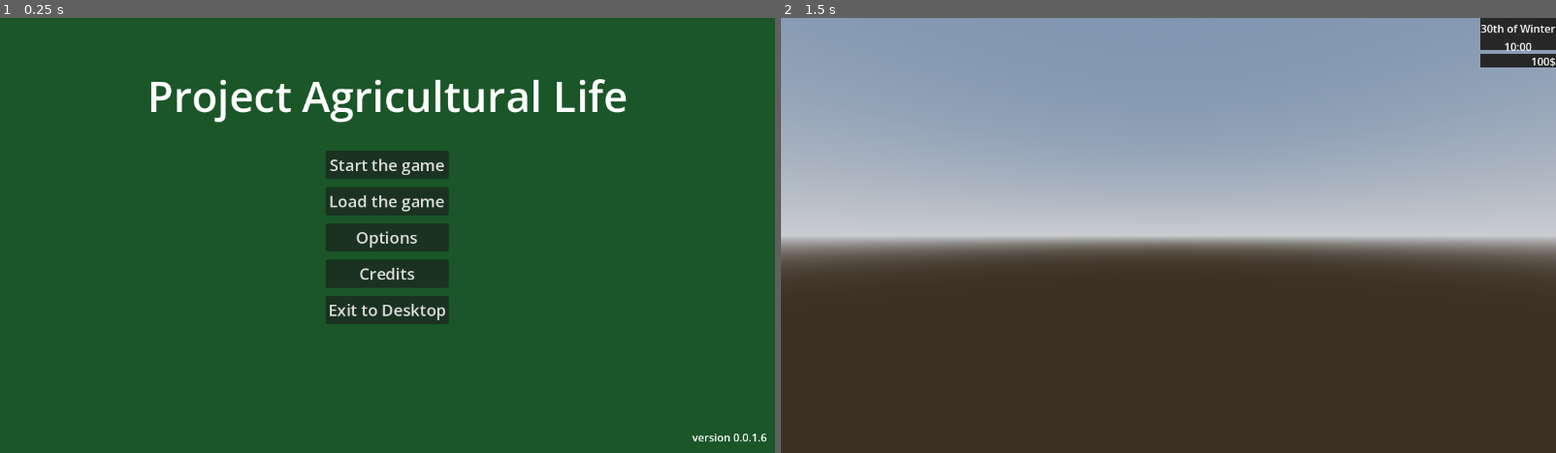
Above: before the commit, frames 1-2 (left to right).
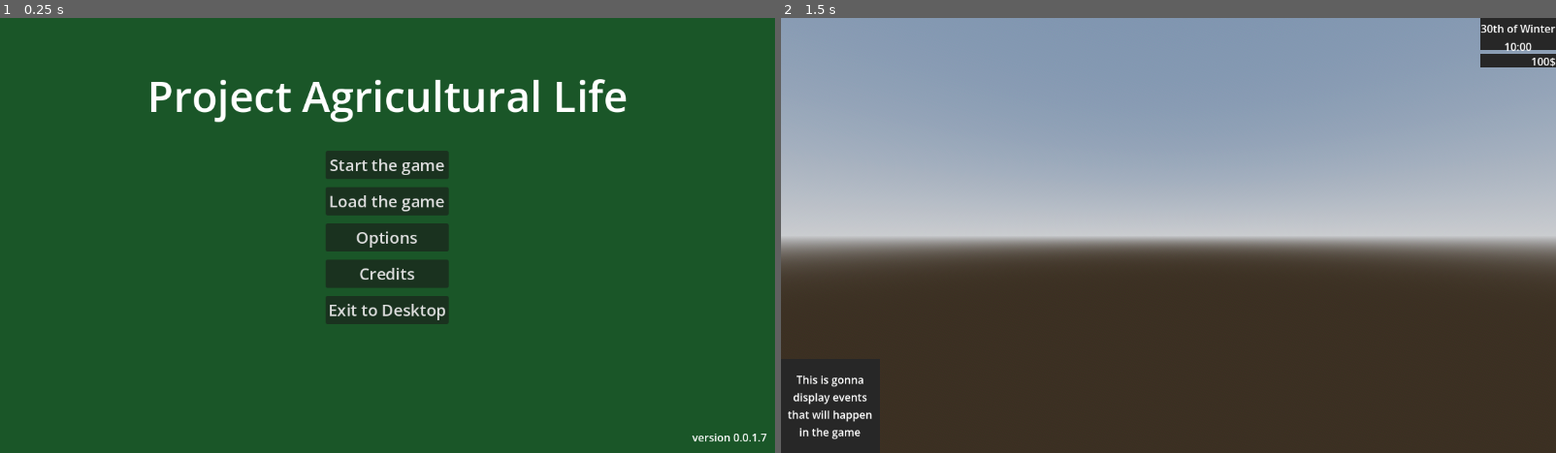
Above: after the commit, the same moments.

Repository: MatGalos/project-agriculural-life
Game: Godot game, scene res://Scenes/UIs/Menus/LaunchMenu/MainMenu.tscn
The game is run twice, just before and just after one commit, with the same random seed, the same clock (stepped at 60 frames per second) and the same inputs.
Inputs:
- Up to frame 1 (0.25 s): no input
- Up to frame 2 (1.5 s): click "Start the game" at 0.5 s; tap Enter at 1.25 s

The runs differ from the first frame. In frame 1, less than 0.1% of the frame differs, in the area x 98-99%, y 95-98%; in frame 2, 0.4%, in the area x 0-12%, y 82-97%.

Commit message:
Implemented placeholder for display events

Diff:
--- a/Scenes/UIs/PlayerHUD/player_hud.tscn
+++ b/Scenes/UIs/PlayerHUD/player_hud.tscn
@@ -60,3 +60,33 @@
 offset_bottom = 20.0
 text = "100$"
 horizontal_alignment = 2
+
+[node name="EventController" type="Control" parent="Root" unique_id=251260563]
+layout_mode = 1
+anchors_preset = 2
+anchor_top = 1.0
+anchor_bottom = 1.0
+offset_top = -140.0
+offset_right = 147.0
+grow_vertical = 0
+
+[node name="ColorRect" type="ColorRect" parent="Root/EventController" unique_id=988571592]
+layout_mode = 1
+anchors_preset = 15
+anchor_right = 1.0
+anchor_bottom = 1.0
+grow_horizontal = 2
+grow_vertical = 2
+color = Color(0.153, 0.153, 0.153, 1)
+
+[node name="EventLabel" type="Label" parent="Root/EventController" unique_id=974498104]
+layout_mode = 1
+anchors_preset = 15
+anchor_right = 1.0
+anchor_bottom = 1.0
+grow_horizontal = 2
+grow_vertical = 2
+text = "This is gonna display events that will happen in the game"
+horizontal_alignment = 1
+vertical_alignment = 1
+autowrap_mode = 2
--- a/project.godot
+++ b/project.godot
@@ -11,7 +11,7 @@
 [application]
 
 config/name="Project_Agricultural_life"
-config/version="0.0.1.6"
+config/version="0.0.1.7"
 run/main_scene="uid://bg2wnf0pafkqt"
 config/features=PackedStringArray("4.6", "Forward Plus")
 config/icon="res://Assets/Icons/AppIcons/icon.svg"
Not shown, changed: README.md
